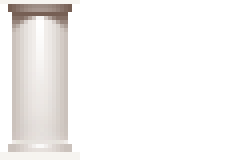
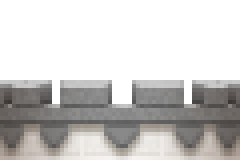
Revision of a layered w=240, h=160 image; what changed, layer by layer:
hid group "column" (1st of 2) (2 layers) over bbox(0, 0, 80, 160)
added group "barrel crenelation" with 8 layers above "barrel" over bbox(0, 80, 240, 160)
added group "crenelations copy 2" with 6 layers in group "barrel crenelation" over bbox(0, 80, 240, 160)
added layer "Layer 7 copy" (multiply, 50%) in group "crenelations copy 2" over bbox(0, 88, 240, 160)
added layer "Layer 5 copy 6" in group "crenelations copy 2" over bbox(0, 124, 240, 148)
added layer "Layer 5 copy 5" in group "crenelations copy 2" over bbox(40, 124, 204, 148)
added layer "Layer 4 copy 3" in group "crenelations copy 2" over bbox(12, 84, 228, 108)
added layer "Layer 9" in group "crenelations copy 2" over bbox(0, 80, 240, 108)
added layer "Layer 5 copy 3" in group "crenelations copy 2" over bbox(0, 104, 240, 124)
added layer "drum copy" in group "barrel crenelation" over bbox(0, 116, 240, 160)
